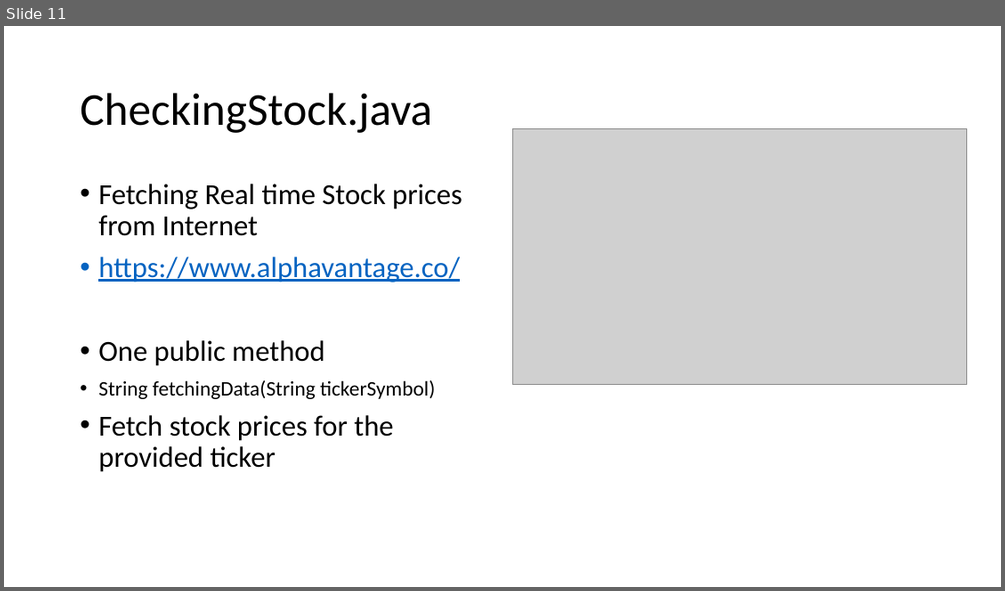
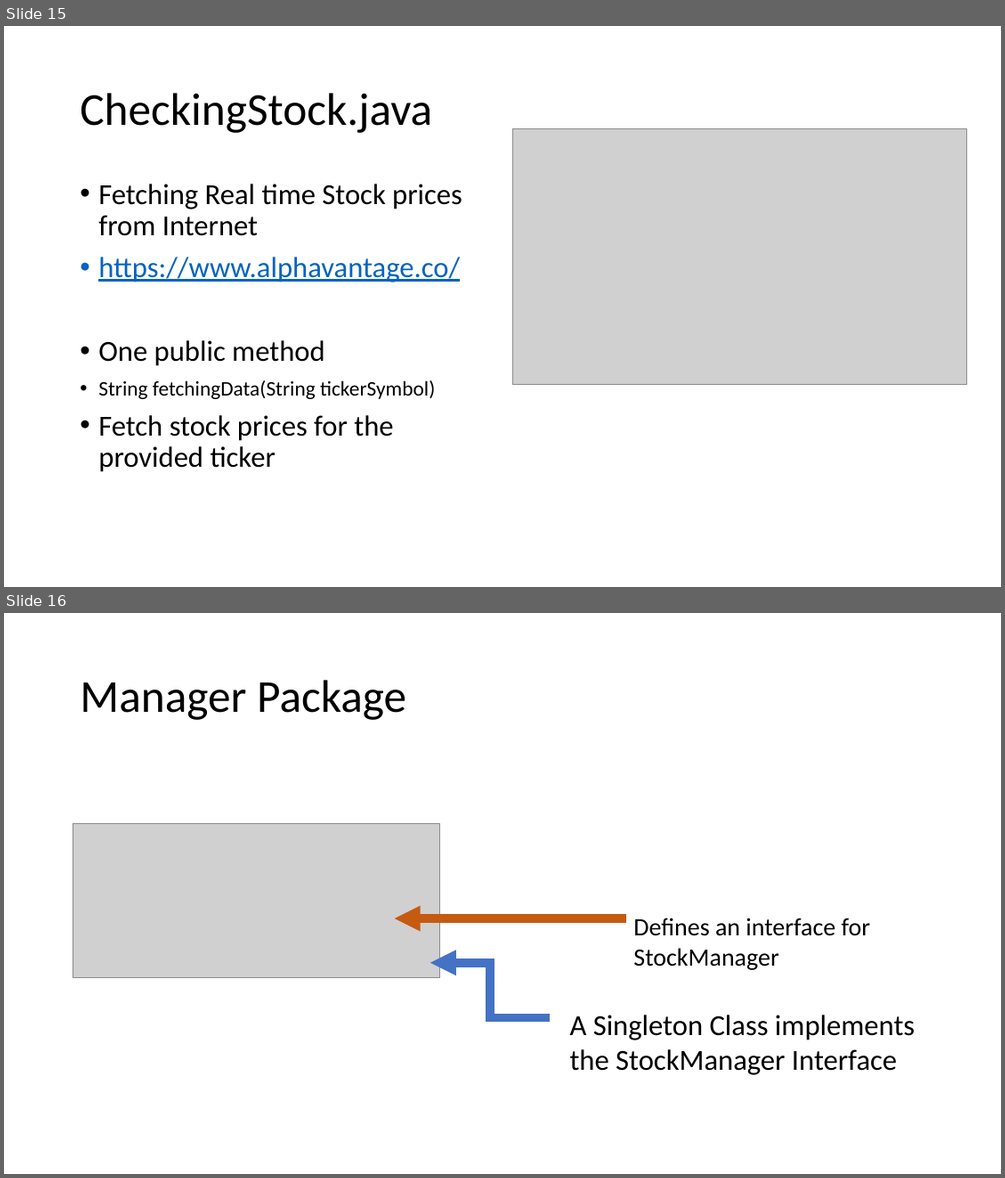
Before and after one commit to lxhq/StockExercise, a slide deck: Demo_week1.pptx. Shown one above the other, each under a label of ours: slide 11 before the commit, slides 15 and 16 after it. The pictures are 1005x591 and 1005x1178 pixels, drawn with LibreOffice and Linux fonts; fonts in the diff are those of the drawing; grey boxes stand for pictures. Boxes give left, top, right and bottom in pixels: in the first picture for what was removed or moved away, otherwise in the second. Text is boxed around its words. In the diff, an @@ line names an element or a change of style, - is before the commit and + after.

```diff
--- a/Demo_week1.pptx
+++ b/Demo_week1.pptx
@@ slide 16 added at (x1=4, y1=613, x2=1001, y2=1174), background #FFFFFF @@
@@ title added at (x1=80, y1=680, x2=406, y2=720), 44 pt, text #000000 @@
+Manager Package
@@ picture added at (x1=73, y1=823, x2=440, y2=977) @@
@@ arrow added from (626, 918) to (395, 918), #C55A11 8.25 pt @@
@@ text added at (x1=633, y1=917, x2=870, y2=970), 24 pt, text #000000 @@
+Defines an interface for StockManager
@@ elbow arrow added from (550, 1018) to (430, 963), #4472C4 8.25 pt @@
@@ text added at (x1=570, y1=1014, x2=914, y2=1075), 28 pt, text #000000 @@
+A Singleton Class implements the StockManager Interface
@@ what was slide 11 is now slide 15 @@
```
Also in this commit, not shown: 6 slides changed, 6 other slides added, 1 slide removed, 4 other files.
